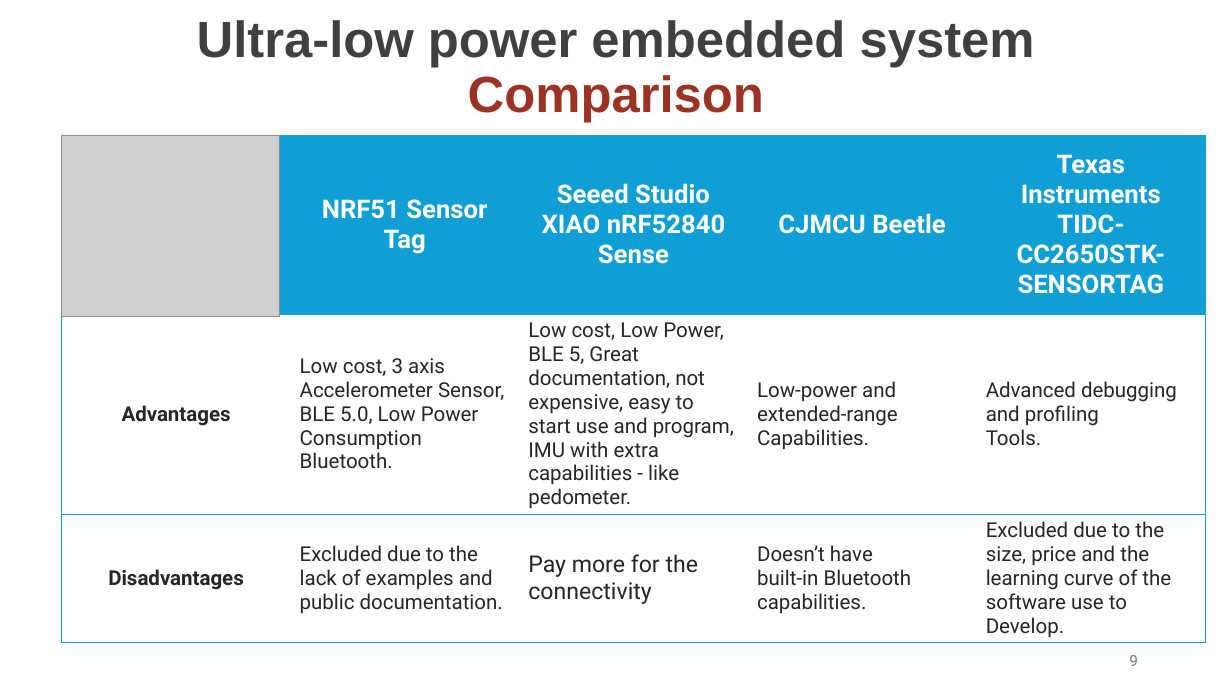
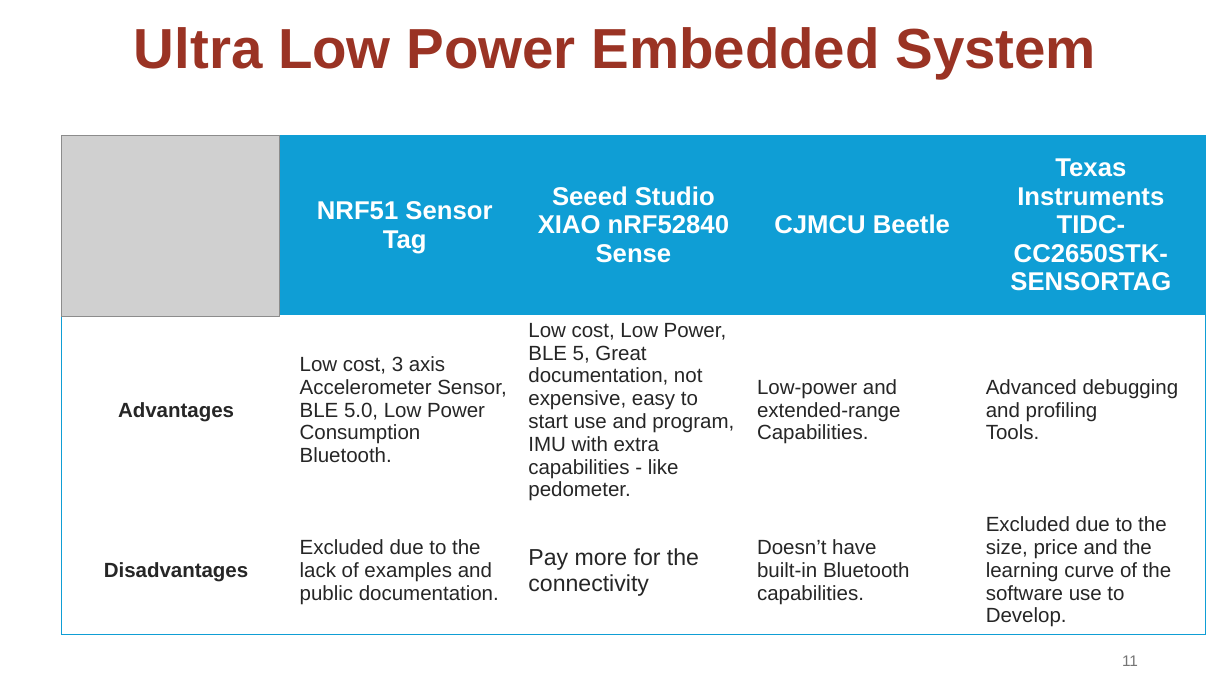
Before and after one commit to osduarte/TESE-MEIC-2324, a slide deck: slide 11 of Relatório intermédio/Apresentação intermédia da TESE_v3.pptx (slide 9 before the commit). Drawn at 1232x693 pixels with LibreOffice and Linux fonts; fonts in the diff are those of the drawing; grey boxes stand for pictures. Boxes give left, top, right and bottom in pixels: in the first picture for what was removed or moved away, otherwise in the second. Text is boxed around its words. In the diff, an @@ line names an element or a change of style, - is before the commit and + after.

```diff
--- a/Relatório intermédio/Apresentação intermédia da TESE_v3.pptx
+++ b/Relatório intermédio/Apresentação intermédia da TESE_v3.pptx
@@ title at (134,27,1096,78): text changed; size 39.6 to 44 pt; text colour #404040 to #9A3324 @@
-Ultra-low power embedded system
-Comparison
+Ultra Low Power Embedded System
@@ table at (62,136,1208,631) @@
@@ fill none to #0F9ED5 in row 1 @@
@@ font Roboto to Arial @@
@@ borders changed @@
@@ page number at (1122,655,1138,666): text changed; font Roboto to Arial; text colour #797979 to #757575 @@
-9
+11
```
Also in this commit, not shown: 14 other slides changed, 4 slides added, 1 slide removed, 3 other files.
